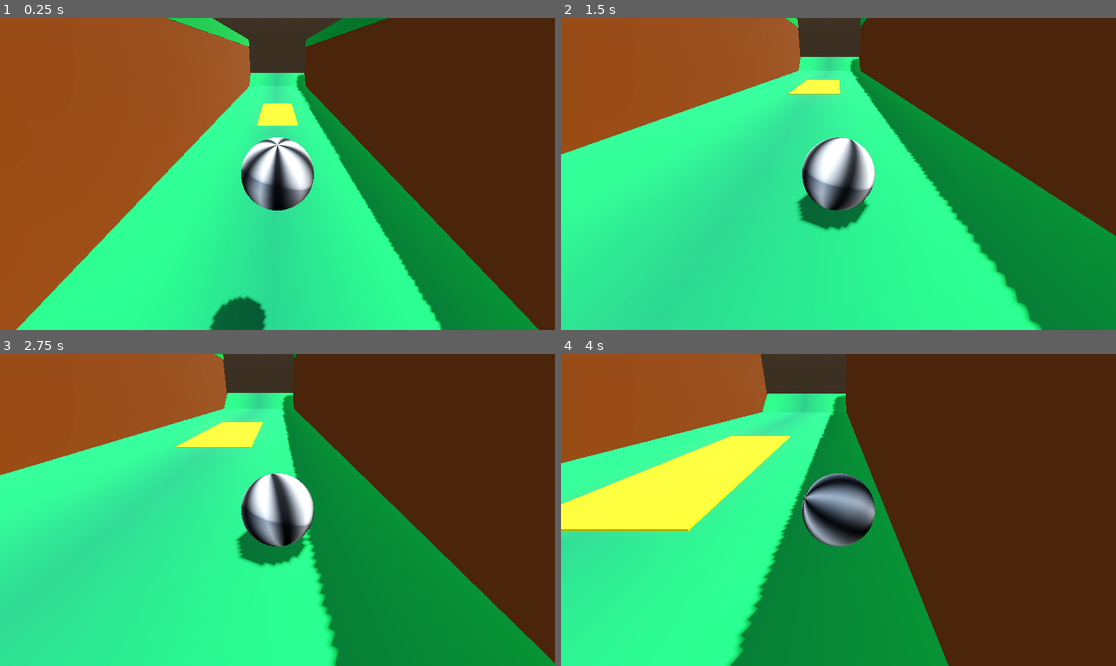
Above: before the commit, frames 1-4 (two rows, left to right).
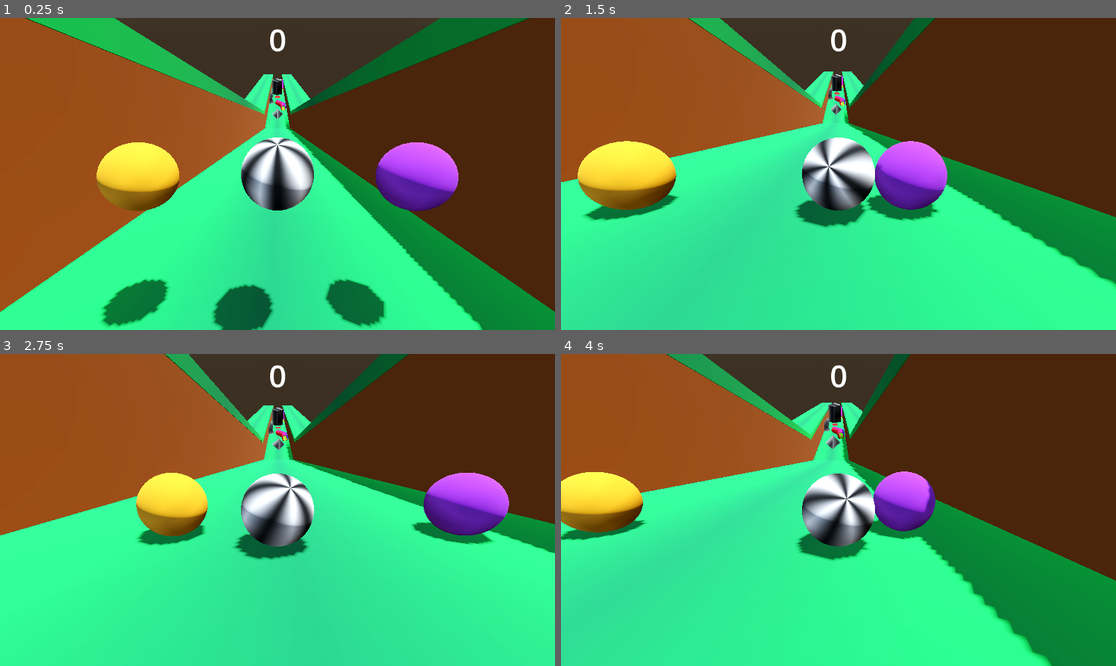
Above: after the commit, the same moments.

Repository: 2260999-arch/Game-Jam-1
Game: Godot game, scene res://Scenes/test_level.tscn
Two runs of this game, one before a commit and one after it. Both use one fixed random seed, a clock stepped at 60 frames per second and the inputs below. The project has no main scene, so this scene is started directly.
Inputs:
- Up to frame 1 (0.25 s): no input
- Up to frame 2 (1.5 s): hold D (Move_Right) 0.53-1.28 s; hold A (Move_Left) from 1.28 s (still down)
- Up to frame 3 (2.75 s): release A (Move_Left) at 2.03 s; hold D (Move_Right) from 2.03 s (still down)
- Up to frame 4 (4 s): release D (Move_Right) at 3.53 s; hold A (Move_Left) from 3.53 s (still down)

The runs differ from the first frame. In frame 1, 26% of the frame differs, in the area x 0-100%, y 0-100%; in frame 2, 29%; in frame 3, 53%; in frame 4, 47%.

Commit message:
Created Scoring System & Started Menu

Diff:
--- a/Scenes/game_over.tscn
+++ b/Scenes/game_over.tscn
@@ -10,19 +10,68 @@
 fill_from = Vector2(0.4809028, 1)
 fill_to = Vector2(0.4878472, 0)
 
-[node name="GameOver" type="Node2D" unique_id=1730961808]
+[sub_resource type="LabelSettings" id="LabelSettings_ojehl"]
+font_size = 128
+
+[sub_resource type="LabelSettings" id="LabelSettings_8fo1c"]
+font_size = 32
+
+[node name="GameOver" type="Control" unique_id=887329467]
+layout_mode = 3
+anchors_preset = 0
 script = ExtResource("1_ojehl")
 
 [node name="TextureRect" type="TextureRect" parent="." unique_id=438360959]
+layout_mode = 0
 offset_right = 1152.0
 offset_bottom = 648.0
 texture = SubResource("GradientTexture2D_ojehl")
 
-[node name="Button" type="Button" parent="." unique_id=2097451871]
-offset_left = 478.0
-offset_top = 359.0
-offset_right = 486.0
-offset_bottom = 367.0
+[node name="Restart" type="Button" parent="." unique_id=2097451871]
+layout_mode = 0
+offset_left = 440.0
+offset_top = 432.0
+offset_right = 715.0
+offset_bottom = 528.0
+theme_override_font_sizes/font_size = 64
 text = "RESTART"
 
-[connection signal="pressed" from="Button" to="." method="_on_button_pressed"]
+[node name="Menu" type="Button" parent="." unique_id=1660353474]
+layout_mode = 0
+offset_left = 528.0
+offset_top = 552.0
+offset_right = 625.0
+offset_bottom = 606.0
+text = "RETURN TO
+MENU"
+
+[node name="Label" type="Label" parent="." unique_id=65025837]
+layout_mode = 0
+offset_left = 208.0
+offset_top = 64.0
+offset_right = 942.0
+offset_bottom = 239.0
+text = "GAME OVER"
+label_settings = SubResource("LabelSettings_ojehl")
+
+[node name="ScoreLabel" type="Label" parent="." unique_id=121370793]
+layout_mode = 0
+offset_left = 520.0
+offset_top = 256.0
+offset_right = 630.0
+offset_bottom = 301.0
+text = "SCORE:"
+label_settings = SubResource("LabelSettings_8fo1c")
+horizontal_alignment = 1
+
+[node name="HighscoreLabel" type="Label" parent="." unique_id=736626069]
+layout_mode = 0
+offset_left = 480.0
+offset_top = 360.0
+offset_right = 671.0
+offset_bottom = 405.0
+text = "HIGHSCORE:"
+label_settings = SubResource("LabelSettings_8fo1c")
+horizontal_alignment = 1
+
+[connection signal="pressed" from="Restart" to="." method="_on_restart_pressed"]
--- a/Scenes/grass_platform.tscn
+++ b/Scenes/grass_platform.tscn
@@ -49,6 +49,14 @@
 [node name="CollisionShape3D2" type="CollisionShape3D" parent="Area3D2" unique_id=929037709]
 shape = SubResource("BoxShape3D_me4ec")
 
+[node name="CollisionShape3D3" type="CollisionShape3D" parent="Area3D2" unique_id=642673595]
+transform = Transform3D(-4.371139e-08, -1, 0, 1, -4.371139e-08, 0, 0, 0, 1, -17, 16, 0)
+shape = SubResource("BoxShape3D_me4ec")
+
+[node name="CollisionShape3D4" type="CollisionShape3D" parent="Area3D2" unique_id=1003855362]
+transform = Transform3D(-4.371139e-08, -1, 0, 1, -4.371139e-08, 0, 0, 0, 1, 17, 16, 0)
+shape = SubResource("BoxShape3D_me4ec")
+
 [connection signal="body_entered" from="Area3D" to="." method="_on_area_3d_body_entered"]
 [connection signal="body_exited" from="Area3D" to="." method="_on_area_3d_body_exited"]
 [connection signal="body_entered" from="Area3D2" to="." method="_on_area_3d_2_body_entered"]
--- a/Scenes/grass_platform_jump.tscn
+++ b/Scenes/grass_platform_jump.tscn
@@ -78,6 +78,14 @@
 transform = Transform3D(1, 0, 0, 0, 1, 0, 0, 0, 1, 0, 0, -3.5)
 shape = SubResource("BoxShape3D_045j0")
 
+[node name="CollisionShape3D3" type="CollisionShape3D" parent="Area3D2" unique_id=1077491185]
+transform = Transform3D(-4.371139e-08, -1, 0, 1, -4.371139e-08, 0, 0, 0, 1, -17, 17, -3.5)
+shape = SubResource("BoxShape3D_045j0")
+
+[node name="CollisionShape3D4" type="CollisionShape3D" parent="Area3D2" unique_id=522165793]
+transform = Transform3D(-4.371139e-08, -1, 0, 1, -4.371139e-08, 0, 0, 0, 1, 16, 17, -3.5)
+shape = SubResource("BoxShape3D_045j0")
+
 [connection signal="body_entered" from="Area3D" to="." method="_on_area_3d_body_entered"]
 [connection signal="body_exited" from="Area3D" to="." method="_on_area_3d_body_exited"]
 [connection signal="body_entered" from="Area3D2" to="." method="_on_area_3d_2_body_entered"]
--- a/Scenes/grass_platform_oppenents.tscn
+++ b/Scenes/grass_platform_oppenents.tscn
@@ -97,5 +97,11 @@
 [node name="CollisionShape3D2" parent="Area3D2" parent_id_path=PackedInt32Array(1012121063) index="0" unique_id=929037709]
 transform = Transform3D(1, 0, 0, 0, 1, 0, 0, 0, 1, 0, -4, 0)
 
+[node name="CollisionShape3D3" parent="Area3D2" parent_id_path=PackedInt32Array(1012121063) index="1" unique_id=642673595]
+transform = Transform3D(-4.371139e-08, -1, 0, 1, -4.371139e-08, 0, 0, 0, 1, -17, 13, 0)
+
+[node name="CollisionShape3D4" parent="Area3D2" parent_id_path=PackedInt32Array(1012121063) index="2" unique_id=1003855362]
+transform = Transform3D(-4.371139e-08, -1, 0, 1, -4.371139e-08, 0, 0, 0, 1, 17, 13, 0)
+
 [editable path="BoostPad"]
 [editable path="Jump Pad"]
--- a/Scenes/grass_platform_speed_boost.tscn
+++ b/Scenes/grass_platform_speed_boost.tscn
@@ -65,6 +65,14 @@
 [node name="CollisionShape3D2" type="CollisionShape3D" parent="Area3D2" unique_id=764630637]
 shape = SubResource("BoxShape3D_py1kb")
 
+[node name="CollisionShape3D3" type="CollisionShape3D" parent="Area3D2" unique_id=1718844155]
+transform = Transform3D(-4.371139e-08, -1, 0, 1, -4.371139e-08, 0, 0, 0, 1, -15, 14, 0)
+shape = SubResource("BoxShape3D_py1kb")
+
+[node name="CollisionShape3D4" type="CollisionShape3D" parent="Area3D2" unique_id=589584285]
+transform = Transform3D(-4.371139e-08, -1, 0, 1, -4.371139e-08, 0, 0, 0, 1, 15, 14, 0)
+shape = SubResource("BoxShape3D_py1kb")
+
 [connection signal="body_entered" from="Area3D" to="." method="_on_area_3d_body_entered"]
 [connection signal="body_exited" from="Area3D" to="." method="_on_area_3d_body_exited"]
 [connection signal="body_entered" from="Area3D2" to="." method="_on_area_3d_2_body_entered"]
--- /dev/null
+++ b/Scenes/menu.tscn
@@ -0,0 +1,16 @@
+[gd_scene format=3 uid="uid://bbvbfgsytow76"]
+
+[node name="Menu" type="Control" unique_id=839772664]
+layout_mode = 3
+anchors_preset = 15
+anchor_right = 1.0
+anchor_bottom = 1.0
+grow_horizontal = 2
+grow_vertical = 2
+
+[node name="ColorRect" type="ColorRect" parent="." unique_id=2124206660]
+modulate = Color(0.6190818, 0.6190819, 0.6190818, 0.21568628)
+layout_mode = 0
+offset_right = 40.0
+offset_bottom = 40.0
+scale = Vector2(28.799156, 16.196892)
--- /dev/null
+++ b/Scenes/menu_bg.tscn
@@ -0,0 +1,261 @@
+[gd_scene format=3 uid="uid://dlwyo1oyl7giw"]
+
+[ext_resource type="PackedScene" uid="uid://d07xbbe2d04f5" path="res://Scenes/boost_pad.tscn" id="1_c7iag"]
+[ext_resource type="PackedScene" uid="uid://dsp5xbhp3dw3p" path="res://Scenes/jump_pad.tscn" id="2_ctex1"]
+[ext_resource type="PackedScene" uid="uid://cyncrq3cem6vm" path="res://Scenes/opponent.tscn" id="3_ctex1"]
+
+[sub_resource type="ProceduralSkyMaterial" id="ProceduralSkyMaterial_ctex1"]
+sky_horizon_color = Color(0.66224277, 0.6717428, 0.6867428, 1)
+ground_horizon_color = Color(0.66224277, 0.6717428, 0.6867428, 1)
+
+[sub_resource type="Sky" id="Sky_hslqp"]
+sky_material = SubResource("ProceduralSkyMaterial_ctex1")
+
+[sub_resource type="Environment" id="Environment_vnrag"]
+background_mode = 2
+sky = SubResource("Sky_hslqp")
+tonemap_mode = 2
+glow_enabled = true
+
+[node name="Menu BG" type="Node3D" unique_id=2014598366]
+
+[node name="WorldEnvironment" type="WorldEnvironment" parent="." unique_id=564080390]
+environment = SubResource("Environment_vnrag")
+
+[node name="DirectionalLight3D" type="DirectionalLight3D" parent="." unique_id=278740205]
+transform = Transform3D(-0.8660254, -0.43301278, 0.25, 0, 0.49999997, 0.86602545, -0.50000006, 0.75, -0.43301266, 0, 0, 0)
+shadow_enabled = true
+
+[node name="CSGBox3D" type="CSGBox3D" parent="." unique_id=223619864]
+transform = Transform3D(1, 0, 0, 0, 1, 0, 0, 0, 2, 0, 0, 0)
+use_collision = true
+size = Vector3(7, 1, 21)
+
+[node name="CSGBox3D5" type="CSGBox3D" parent="." unique_id=1539083629]
+transform = Transform3D(1, 0, 0, 0, 1, 0, 0, 0, 2, 0, 40, 0)
+use_collision = true
+size = Vector3(7, 1, 21)
+
+[node name="CSGBox3D6" type="CSGBox3D" parent="." unique_id=1464477526]
+transform = Transform3D(1, 0, 0, 0, 1, 0, 0, 0, 2, -3.4995, 20, 0)
+use_collision = true
+size = Vector3(0.001, 41, 21)
+
+[node name="CSGBox3D9" type="CSGBox3D" parent="." unique_id=1950088869]
+transform = Transform3D(1, 0, 0, 0, 1, 0, 0, 0, 2, 3.5005, 20, 0)
+visible = false
+use_collision = true
+size = Vector3(0.001, 41, 21)
+
+[node name="CSGBox3D4" type="CSGBox3D" parent="." unique_id=1402353055]
+transform = Transform3D(1, 0, 0, 0, 1, 0, 0, 0, 2, 0, 20, -20)
+use_collision = true
+size = Vector3(7, 41, 1)
+
+[node name="CSGBox3D7" type="CSGBox3D" parent="." unique_id=1498184992]
+transform = Transform3D(1, 0, 0, 0, 1, 0, 0, 0, 2, 0, 22.5, -12)
+use_collision = true
+size = Vector3(7, 18, 1)
+
+[node name="CSGBox3D3" type="CSGBox3D" parent="." unique_id=403470657]
+transform = Transform3D(1, 0, 0, 0, 1, 0, 0, 0, 2, 0, 19.5, 20)
+use_collision = true
+size = Vector3(7, 40, 1)
+
+[node name="CSGBox3D2" type="CSGBox3D" parent="." unique_id=1453385560]
+transform = Transform3D(1, 0, 0, 0, 0.9659258, -0.5176381, 0, 0.25881904, 1.9318516, 0, 11.258819, -0.9659257)
+use_collision = true
+size = Vector3(7, 1, 12)
+
+[node name="CSGBox3D8" type="CSGBox3D" parent="." unique_id=27846383]
+transform = Transform3D(1, 0, 0, 0, 0.96592593, 0.51763815, 0, -0.25881907, 1.9318519, 0, 29.25882, 9.034075)
+use_collision = true
+size = Vector3(7, 1, 12)
+
+[node name="BoostPad" parent="." unique_id=2039738930 instance=ExtResource("1_c7iag")]
+transform = Transform3D(1, 0, 0, 0, -1, -8.742278e-08, 0, 8.742278e-08, -1, 0, 39, -13)
+
+[node name="CSGBox3D" parent="BoostPad" index="0" unique_id=598812834]
+transform = Transform3D(2, 0, 0, 0, 1, 0, 0, 0, 1, 0, -0.25985336, 2.5)
+
+[node name="Area3D" parent="BoostPad" index="1" unique_id=1270303218]
+boost_speed = -100
+
+[node name="CollisionShape3D" parent="BoostPad/Area3D" index="0" unique_id=2105764927]
+transform = Transform3D(2, 0, 0, 0, 1, 0, 0, 0, 1, 0, 0.5, 2.5)
+
+[node name="Jump Pad" parent="." unique_id=1098847911 instance=ExtResource("2_ctex1")]
+transform = Transform3D(2.2, 0, 0, 0, 1, 0, 0, 0, 0.7, 0, 1, -20)
+
+[node name="Area3D" parent="Jump Pad" index="1" unique_id=1057063217]
+jump_speed = 400
+
+[node name="Camera3D" type="Camera3D" parent="." unique_id=812512229]
+transform = Transform3D(-4.371139e-08, 0, 1, 0, 1, 0, -1, 0, -4.371139e-08, 18.346931, 20, 0)
+
+[node name="BoostPad2" parent="." unique_id=1016816986 instance=ExtResource("1_c7iag")]
+transform = Transform3D(2.16, 0, 0, 0, 1, 0, 0, 0, 1, 0, 1, 13)
+
+[node name="Area3D" parent="BoostPad2" index="1" unique_id=1270303218]
+boost_speed = 200
+
+[node name="BoostPad3" parent="." unique_id=535749339 instance=ExtResource("1_c7iag")]
+transform = Transform3D(2.16, 0, 0, 0, 1, 0, 0, 0, 1, 0, 1, 5)
+
+[node name="Area3D" parent="BoostPad3" index="1" unique_id=1270303218]
+boost_speed = 200
+
+[node name="Opponent" parent="." unique_id=705691536 instance=ExtResource("3_ctex1")]
+transform = Transform3D(1, 0, 0, 0, 1, 0, 0, 0, 1, 0, 33, 16)
+
+[node name="Opponent2" parent="." unique_id=973976592 instance=ExtResource("3_ctex1")]
+transform = Transform3D(1, 0, 0, 0, 1, 0, 0, 0, 1, 1, 33, 16)
+
+[node name="Opponent3" parent="." unique_id=1223917752 instance=ExtResource("3_ctex1")]
+transform = Transform3D(1, 0, 0, 0, 1, 0, 0, 0, 1, 2, 33, 16)
+
+[node name="Opponent4" parent="." unique_id=1604957677 instance=ExtResource("3_ctex1")]
+transform = Transform3D(1, 0, 0, 0, 1, 0, 0, 0, 1, -1, 33, 16)
+
+[node name="Opponent5" parent="." unique_id=622608173 instance=ExtResource("3_ctex1")]
+transform = Transform3D(1, 0, 0, 0, 1, 0, 0, 0, 1, -2, 33, 16)
+
+[node name="Opponent6" parent="." unique_id=864159075 instance=ExtResource("3_ctex1")]
+transform = Transform3D(1, 0, 0, 0, 1, 0, 0, 0, 1, 0, 33, 15)
+
+[node name="Opponent7" parent="." unique_id=87430082 instance=ExtResource("3_ctex1")]
+transform = Transform3D(1, 0, 0, 0, 1, 0, 0, 0, 1, 1, 33, 15)
+
+[node name="Opponent8" parent="." unique_id=453246517 instance=ExtResource("3_ctex1")]
+transform = Transform3D(1, 0, 0, 0, 1, 0, 0, 0, 1, 2, 33, 15)
+
+[node name="Opponent9" parent="." unique_id=274045857 instance=ExtResource("3_ctex1")]
+transform = Transform3D(1, 0, 0, 0, 1, 0, 0, 0, 1, -1, 33, 15)
+
+[node name="Opponent10" parent="." unique_id=1423338266 instance=ExtResource("3_ctex1")]
+transform = Transform3D(1, 0, 0, 0, 1, 0, 0, 0, 1, -2, 33, 15)
+
+[node name="Opponent11" parent="." unique_id=91294663 instance=ExtResource("3_ctex1")]
+transform = Transform3D(1, 0, 0, 0, 1, 0, 0, 0, 1, 0, 33, 14)
+
+[node name="Opponent12" parent="." unique_id=1329709444 instance=ExtResource("3_ctex1")]
+transform = Transform3D(1, 0, 0, 0, 1, 0, 0, 0, 1, 1, 33, 14)
+
+[node name="Opponent13" parent="." unique_id=714443184 instance=ExtResource("3_ctex1")]
+transform = Transform3D(1, 0, 0, 0, 1, 0, 0, 0, 1, 2, 33, 14)
+
+[node name="Opponent14" parent="." unique_id=202796911 instance=ExtResource("3_ctex1")]
+transform = Transform3D(1, 0, 0, 0, 1, 0, 0, 0, 1, -1, 33, 14)
+
+[node name="Opponent15" parent="." unique_id=1547866189 instance=ExtResource("3_ctex1")]
+transform = Transform3D(1, 0, 0, 0, 1, 0, 0, 0, 1, -2, 33, 14)
+
+[node name="Opponent16" parent="." unique_id=748101161 instance=ExtResource("3_ctex1")]
+transform = Transform3D(1, 0, 0, 0, 1, 0, 0, 0, 1, 0, 33, 13)
+
+[node name="Opponent17" parent="." unique_id=1145454758 instance=ExtResource("3_ctex1")]
+transform = Transform3D(1, 0, 0, 0, 1, 0, 0, 0, 1, 1, 33, 13)
+
+[node name="Opponent18" parent="." unique_id=1205250707 instance=ExtResource("3_ctex1")]
+transform = Transform3D(1, 0, 0, 0, 1, 0, 0, 0, 1, 2, 33, 13)
+
+[node name="Opponent19" parent="." unique_id=1532836480 instance=ExtResource("3_ctex1")]
+transform = Transform3D(1, 0, 0, 0, 1, 0, 0, 0, 1, -1, 33, 13)
+
+[node name="Opponent20" parent="." unique_id=869987776 instance=ExtResource("3_ctex1")]
+transform = Transform3D(1, 0, 0, 0, 1, 0, 0, 0, 1, -2, 33, 13)
+
+[node name="Opponent21" parent="." unique_id=352177316 instance=ExtResource("3_ctex1")]
+transform = Transform3D(1, 0, 0, 0, 1, 0, 0, 0, 1, 0, 33, 12)
+
+[node name="Opponent22" parent="." unique_id=538826970 instance=ExtResource("3_ctex1")]
+transform = Transform3D(1, 0, 0, 0, 1, 0, 0, 0, 1, 1, 33, 12)
+
+[node name="Opponent23" parent="." unique_id=793178599 instance=ExtResource("3_ctex1")]
+transform = Transform3D(1, 0, 0, 0, 1, 0, 0, 0, 1, 2, 33, 12)
+
+[node name="Opponent24" parent="." unique_id=1584027728 instance=ExtResource("3_ctex1")]
+transform = Transform3D(1, 0, 0, 0, 1, 0, 0, 0, 1, -1, 33, 12)
+
+[node name="Opponent25" parent="." unique_id=943728205 instance=ExtResource("3_ctex1")]
+transform = Transform3D(1, 0, 0, 0, 1, 0, 0, 0, 1, -2, 33, 12)
+
+[node name="Opponent26" parent="." unique_id=367411484 instance=ExtResource("3_ctex1")]
+transform = Transform3D(1, 0, 0, 0, 1, 0, 0, 0, 1, 0, 34, 12)
+
+[node name="Opponent27" parent="." unique_id=1734717851 instance=ExtResource("3_ctex1")]
+transform = Transform3D(1, 0, 0, 0, 1, 0, 0, 0, 1, 1, 34, 12)
+
+[node name="Opponent28" parent="." unique_id=1760483830 instance=ExtResource("3_ctex1")]
+transform = Transform3D(1, 0, 0, 0, 1, 0, 0, 0, 1, 2, 34, 12)
+
+[node name="Opponent29" parent="." unique_id=1920763076 instance=ExtResource("3_ctex1")]
+transform = Transform3D(1, 0, 0, 0, 1, 0, 0, 0, 1, -1, 34, 12)
+
+[node name="Opponent30" parent="." unique_id=1438030976 instance=ExtResource("3_ctex1")]
+transform = Transform3D(1, 0, 0, 0, 1, 0, 0, 0, 1, -2, 34, 12)
+
+[node name="Opponent31" parent="." unique_id=115962046 instance=ExtResource("3_ctex1")]
+transform = Transform3D(1, 0, 0, 0, 1, 0, 0, 0, 1, 0, 34, 13)
+
+[node name="Opponent32" parent="." unique_id=1640295346 instance=ExtResource("3_ctex1")]
+transform = Transform3D(1, 0, 0, 0, 1, 0, 0, 0, 1, 1, 34, 13)
+
+[node name="Opponent33" parent="." unique_id=1442026479 instance=ExtResource("3_ctex1")]
+transform = Transform3D(1, 0, 0, 0, 1, 0, 0, 0, 1, 2, 34, 13)
+
+[node name="Opponent34" parent="." unique_id=1529460201 instance=ExtResource("3_ctex1")]
+transform = Transform3D(1, 0, 0, 0, 1, 0, 0, 0, 1, -1, 34, 13)
+
+[node name="Opponent35" parent="." unique_id=1903688533 instance=ExtResource("3_ctex1")]
+transform = Transform3D(1, 0, 0, 0, 1, 0, 0, 0, 1, -2, 34, 13)
+
+[node name="Opponent36" parent="." unique_id=457254916 instance=ExtResource("3_ctex1")]
+transform = Transform3D(1, 0, 0, 0, 1, 0, 0, 0, 1, 0, 34, 14)
+
+[node name="Opponent37" parent="." unique_id=582341265 instance=ExtResource("3_ctex1")]
+transform = Transform3D(1, 0, 0, 0, 1, 0, 0, 0, 1, 1, 34, 14)
+
+[node name="Opponent38" parent="." unique_id=2110066822 instance=ExtResource("3_ctex1")]
+transform = Transform3D(1, 0, 0, 0, 1, 0, 0, 0, 1, 2, 34, 14)
+
+[node name="Opponent39" parent="." unique_id=1518738822 instance=ExtResource("3_ctex1")]
+transform = Transform3D(1, 0, 0, 0, 1, 0, 0, 0, 1, -1, 34, 14)
+
+[node name="Opponent40" parent="." unique_id=250397520 instance=ExtResource("3_ctex1")]
+transform = Transform3D(1, 0, 0, 0, 1, 0, 0, 0, 1, -2, 34, 14)
+
+[node name="Opponent41" parent="." unique_id=1177329704 instance=ExtResource("3_ctex1")]
+transform = Transform3D(1, 0, 0, 0, 1, 0, 0, 0, 1, 0, 34, 15)
+
+[node name="Opponent42" parent="." unique_id=690414295 instance=ExtResource("3_ctex1")]
+transform = Transform3D(1, 0, 0, 0, 1, 0, 0, 0, 1, 1, 34, 15)
+
+[node name="Opponent43" parent="." unique_id=627654958 instance=ExtResource("3_ctex1")]
+transform = Transform3D(1, 0, 0, 0, 1, 0, 0, 0, 1, 2, 34, 15)
+
+[node name="Opponent44" parent="." unique_id=229497247 instance=ExtResource("3_ctex1")]
+transform = Transform3D(1, 0, 0, 0, 1, 0, 0, 0, 1, -1, 34, 15)
+
+[node name="Opponent45" parent="." unique_id=1480691336 instance=ExtResource("3_ctex1")]
+transform = Transform3D(1, 0, 0, 0, 1, 0, 0, 0, 1, -2, 34, 15)
+
+[node name="Opponent46" parent="." unique_id=1402224831 instance=ExtResource("3_ctex1")]
+transform = Transform3D(1, 0, 0, 0, 1, 0, 0, 0, 1, 0, 34, 16)
+
+[node name="Opponent47" parent="." unique_id=175948528 instance=ExtResource("3_ctex1")]
+transform = Transform3D(1, 0, 0, 0, 1, 0, 0, 0, 1, 1, 34, 16)
+
+[node name="Opponent48" parent="." unique_id=377576221 instance=ExtResource("3_ctex1")]
+transform = Transform3D(1, 0, 0, 0, 1, 0, 0, 0, 1, 2, 34, 16)
+
+[node name="Opponent49" parent="." unique_id=1697834797 instance=ExtResource("3_ctex1")]
+transform = Transform3D(1, 0, 0, 0, 1, 0, 0, 0, 1, -1, 34, 16)
+
+[node name="Opponent50" parent="." unique_id=1220417131 instance=ExtResource("3_ctex1")]
+transform = Transform3D(1, 0, 0, 0, 1, 0, 0, 0, 1, -2, 34, 16)
+
+[editable path="BoostPad"]
+[editable path="Jump Pad"]
+[editable path="BoostPad2"]
+[editable path="BoostPad3"]
--- /dev/null
+++ b/Scenes/player_manager.tscn
@@ -0,0 +1,6 @@
+[gd_scene format=3 uid="uid://7bncvyv3nos"]
+
+[ext_resource type="Script" uid="uid://b7m6pdmavbbyv" path="res://Scripts/player_manager.gd" id="1_f6nya"]
+
+[node name="PlayerManager" type="Node3D" unique_id=521609618]
+script = ExtResource("1_f6nya")
--- /dev/null
+++ b/Scenes/score_tracker.tscn
@@ -0,0 +1,24 @@
+[gd_scene format=3 uid="uid://jk3kbqig0d4r"]
+
+[ext_resource type="Script" uid="uid://ddiwdb1f7n2nk" path="res://Scripts/score_tracker.gd" id="1_bi3i1"]
+
+[sub_resource type="LabelSettings" id="LabelSettings_bi3i1"]
+font_size = 64
+
+[node name="Score Tracker" type="Control" unique_id=1065404667]
+layout_mode = 3
+anchors_preset = 15
+anchor_right = 1.0
+anchor_bottom = 1.0
+grow_horizontal = 2
+grow_vertical = 2
+script = ExtResource("1_bi3i1")
+
+[node name="Score" type="Label" parent="." unique_id=1675850468]
+layout_mode = 0
+offset_left = 557.0
+offset_right = 597.0
+offset_bottom = 88.0
+text = "0"
+label_settings = SubResource("LabelSettings_bi3i1")
+horizontal_alignment = 1
--- a/Scenes/test_level.tscn
+++ b/Scenes/test_level.tscn
@@ -5,6 +5,7 @@
 [ext_resource type="PackedScene" uid="uid://d07xbbe2d04f5" path="res://Scenes/boost_pad.tscn" id="3_eglq2"]
 [ext_resource type="PackedScene" uid="uid://cgqpg3bl07ghk" path="res://Scenes/grass_platform.tscn" id="4_rsyfn"]
 [ext_resource type="PackedScene" uid="uid://dsp5xbhp3dw3p" path="res://Scenes/jump_pad.tscn" id="5_7w7ni"]
+[ext_resource type="PackedScene" uid="uid://jk3kbqig0d4r" path="res://Scenes/score_tracker.tscn" id="6_btda1"]
 
 [sub_resource type="ProceduralSkyMaterial" id="ProceduralSkyMaterial_gojnm"]
 sky_horizon_color = Color(0.66224277, 0.6717428, 0.6867428, 1)
@@ -80,7 +81,7 @@
 transform = Transform3D(1, 0, 0, 0, 1, 0, 0, 0, 1, -2, 40, 63)
 
 [node name="Player" parent="." unique_id=73469735 instance=ExtResource("1_iti4p")]
-transform = Transform3D(1, 0, 0, 0, 1, 0, 0, 0, 1, 0, -33.85363, -137.90698)
+transform = Transform3D(1, 0, 0, 0, 1, 0, 0, 0, 1, 0, 40.14637, 63.093018)
 
 [node name="CSGBox3D5" type="CSGBox3D" parent="." unique_id=1623577904]
 transform = Transform3D(-3.7855177e-08, 2.1855692e-08, -9.6, 0.25881907, 0.96592575, 1.08608106e-07, 0.96592593, -0.258819, -4.0533092e-07, 3.7874102e-06, -23.384974, -84.57775)
@@ -226,3 +227,5 @@
 
 [node name="Grass Platform" parent="." unique_id=523264526 instance=ExtResource("4_rsyfn")]
 transform = Transform3D(1, 0, 0, 0, 1, 0, 0, 0, 1, 0, -95, -223)
+
+[node name="Score Tracker" parent="." unique_id=1065404667 instance=ExtResource("6_btda1")]
--- a/Scripts/game_over.gd
+++ b/Scripts/game_over.gd
@@ -1,15 +1,18 @@
-extends Node2D
+extends Control
+
+@onready var score_label: Label = $ScoreLabel
+@onready var highscore_label: Label = $HighscoreLabel
 
 
-# Called when the node enters the scene tree for the first time.
-func _ready() -> void:
-	pass # Replace with function body.
 
 
 # Called every frame. 'delta' is the elapsed time since the previous frame.
 func _process(delta: float) -> void:
+	score_label.text = "SCORE: " + str(PlayerManager.score)
+	highscore_label.text = "HIGHSCORE: " + str(PlayerManager.highscore)
 	pass
 
 
-func _on_button_pressed() -> void:
+func _on_restart_pressed() -> void:
+	PlayerManager.score = 0
 	get_tree().change_scene_to_file("res://Scenes/test_level.tscn")
--- a/Scripts/platform.gd
+++ b/Scripts/platform.gd
@@ -11,6 +11,7 @@
 @onready var next_lvl = 0
 @onready var new_platform = load("res://Scenes/grass_platform.tscn")
 var plat
+
 func _ready() -> void:
 	#Engine.time_scale = 5
 	print('created '+str(name))
@@ -39,6 +40,7 @@
 
 func _on_area_3d_body_exited(body: Node3D) -> void:
 	if body is Player:
+		PlayerManager.score +=1
 		queue_free()
 
 func next_num() -> void:
--- a/Scripts/player.gd
+++ b/Scripts/player.gd
@@ -4,6 +4,7 @@
 
 @onready var mesh_instance_3d: MeshInstance3D = $MeshInstance3D
 @onready var camera_3d: Camera3D = $Camera3D
+@export var score = 0
 # Called when the node enters the scene tree for the first time.
 func _ready() -> void:
 	camera_3d.top_level = true
--- /dev/null
+++ b/Scripts/player_manager.gd
@@ -0,0 +1,13 @@
+extends Node3D
+
+var score = 0
+var highscore = 0
+# Called when the node enters the scene tree for the first time.
+func _ready() -> void:
+	pass # Replace with function body.
+
+
+# Called every frame. 'delta' is the elapsed time since the previous frame.
+func _process(delta: float) -> void:
+	if score > highscore:
+		highscore = score
--- /dev/null
+++ b/Scripts/score_tracker.gd
@@ -0,0 +1,13 @@
+extends Control
+
+@onready var score: Label = $Score
+@export var total = Player
+
+# Called when the node enters the scene tree for the first time.
+func _ready() -> void:
+	pass # Replace with function body.
+
+
+# Called every frame. 'delta' is the elapsed time since the previous frame.
+func _process(delta: float) -> void:
+	score.text = str(PlayerManager.score)
--- a/project.godot
+++ b/project.godot
@@ -17,6 +17,7 @@
 [autoload]
 
 PlatformManager="*uid://bk4od71uygngm"
+PlayerManager="*uid://b7m6pdmavbbyv"
 
 [input]
 
Not shown, added: Scripts/player_manager.gd.uid
Not shown, added: Scripts/score_tracker.gd.uid
